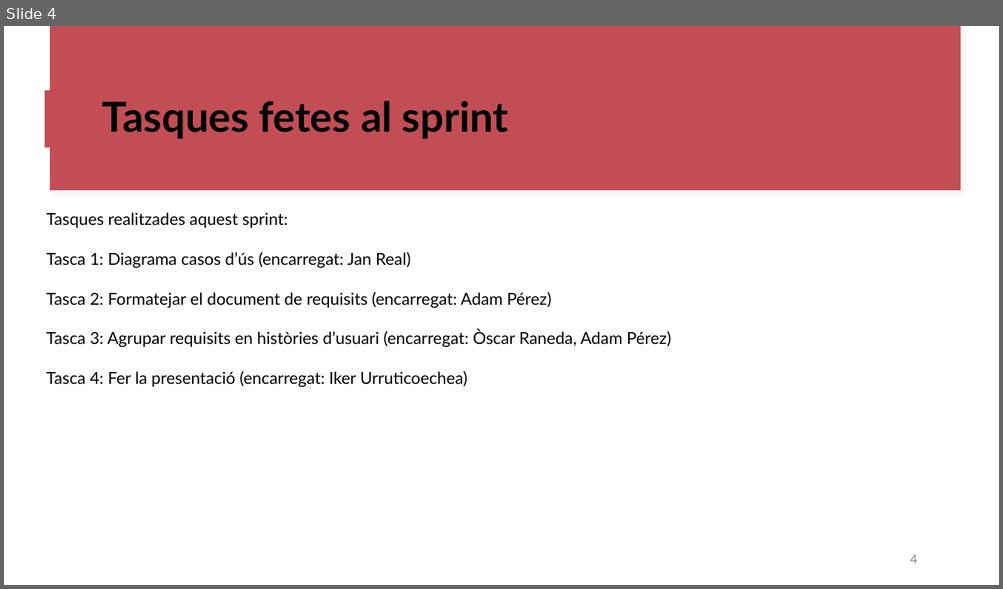
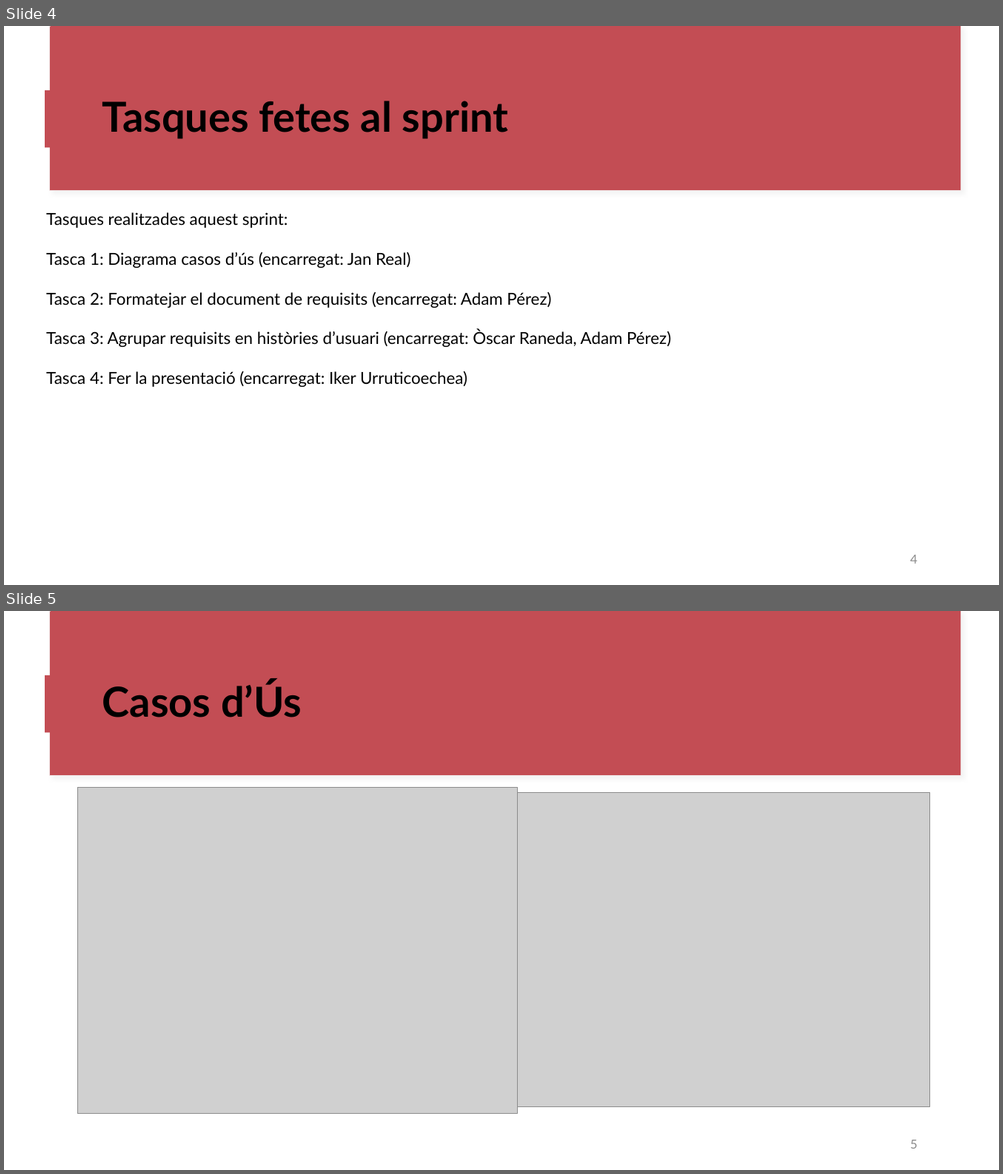
Before and after one commit to oscar-123458/ES26UAB-411-09, a slide deck: documents/Sprint_Review2.pptx. Shown one above the other, each under a label of ours: slide 4 before the commit, slides 4 and 5 after it. The pictures are 1003x589 and 1003x1174 pixels, drawn with LibreOffice and Linux fonts; fonts in the diff are those of the drawing; grey boxes stand for pictures. Boxes give left, top, right and bottom in pixels: in the first picture for what was removed or moved away, otherwise in the second. Text is boxed around its words. In the diff, an @@ line names an element or a change of style, - is before the commit and + after.

```diff
--- a/documents/Sprint_Review2.pptx
+++ b/documents/Sprint_Review2.pptx
@@ slide 5 added at (4, 611, 999, 1170), background #FFFFFF; not listed: 3 template elements that a slide beside it also shows @@
@@ text added at (102, 681, 301, 718), 40 pt, text #000000, bold @@
+Casos d’Ús
@@ picture added at (77, 787, 517, 1114) @@
@@ picture added at (518, 793, 930, 1108) @@
@@ page number added at (910, 1140, 917, 1149), 12 pt, text #8B8B8B @@
+5
```
Also in this commit, not shown: 1 slide changed, 1 other slide added, 1 slide removed.
